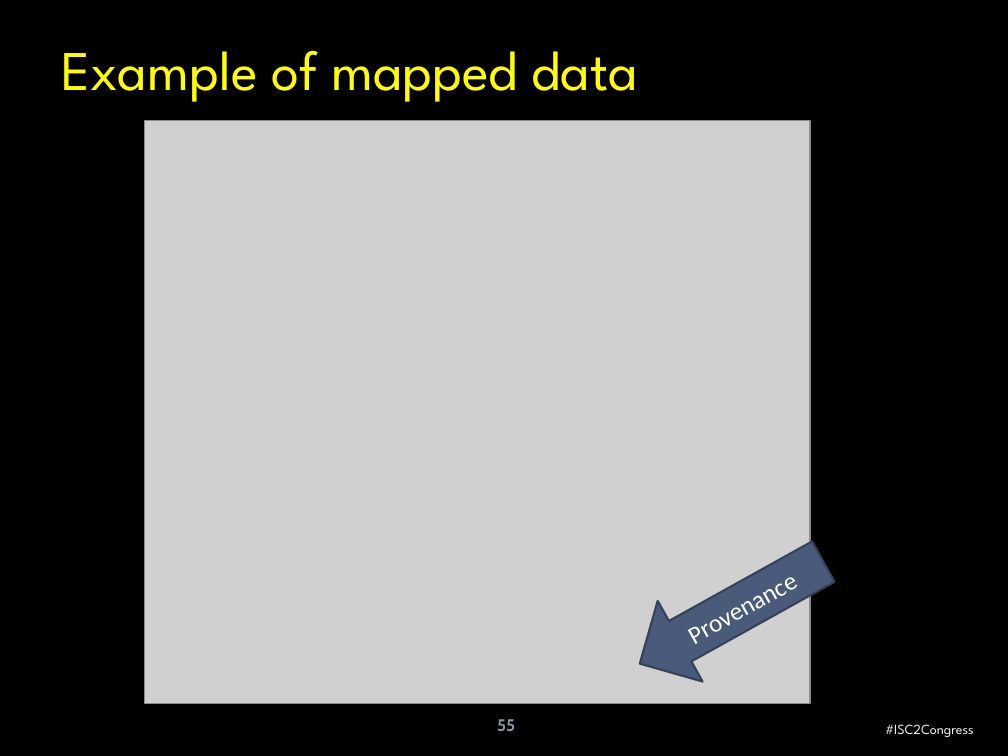
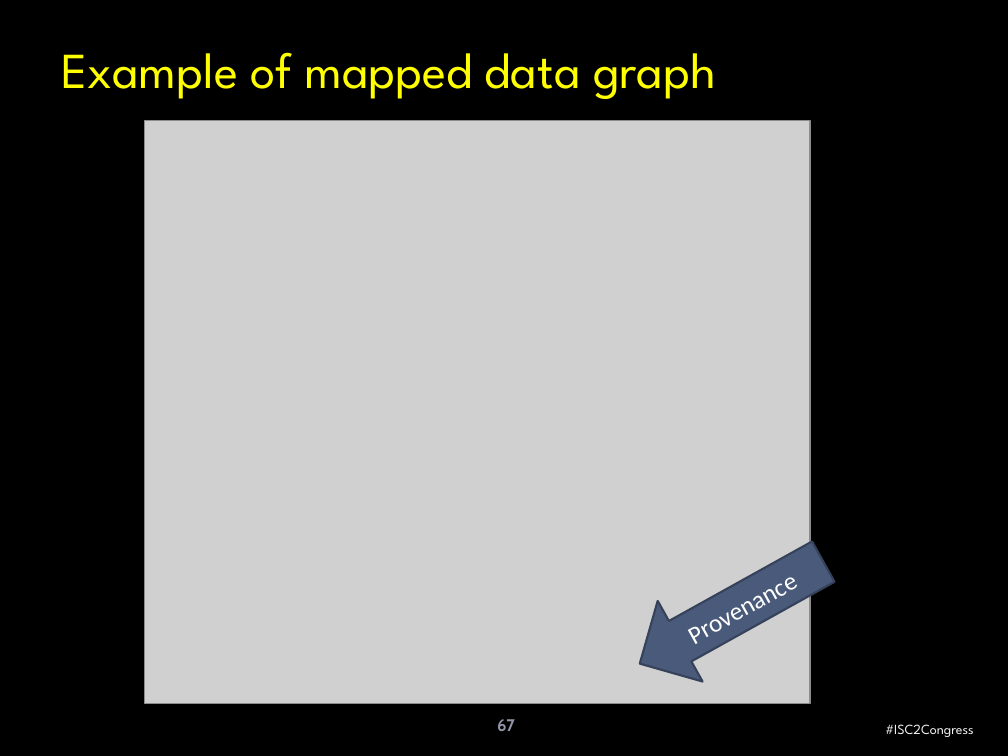
Before and after one commit to omg-threat-modeling/phase1, a slide deck: slide 67 of Team/Threat-risk -enguagement.pptx (slide 55 before the commit). Drawn at 1008x756 pixels with LibreOffice and Linux fonts; fonts in the diff are those of the drawing; grey boxes stand for pictures; background and template pictures are left out. Boxes give left, top, right and bottom in pixels: in the first picture for what was removed or moved away, otherwise in the second. Text is boxed around its words. In the diff, an @@ line names an element or a change of style, - is before the commit and + after.

```diff
--- a/Team/Threat-risk -enguagement.pptx
+++ b/Team/Threat-risk -enguagement.pptx
@@ title at (61, 52, 716, 99): text changed; size 40 to 36 pt @@
-Example of mapped data
+Example of mapped data graph
@@ page number at (497, 719, 515, 731): text changed @@
-55
+67
```
Also in this commit, not shown: 48 other slides changed, 26 slides added, 8 slides removed, 2 other files.
